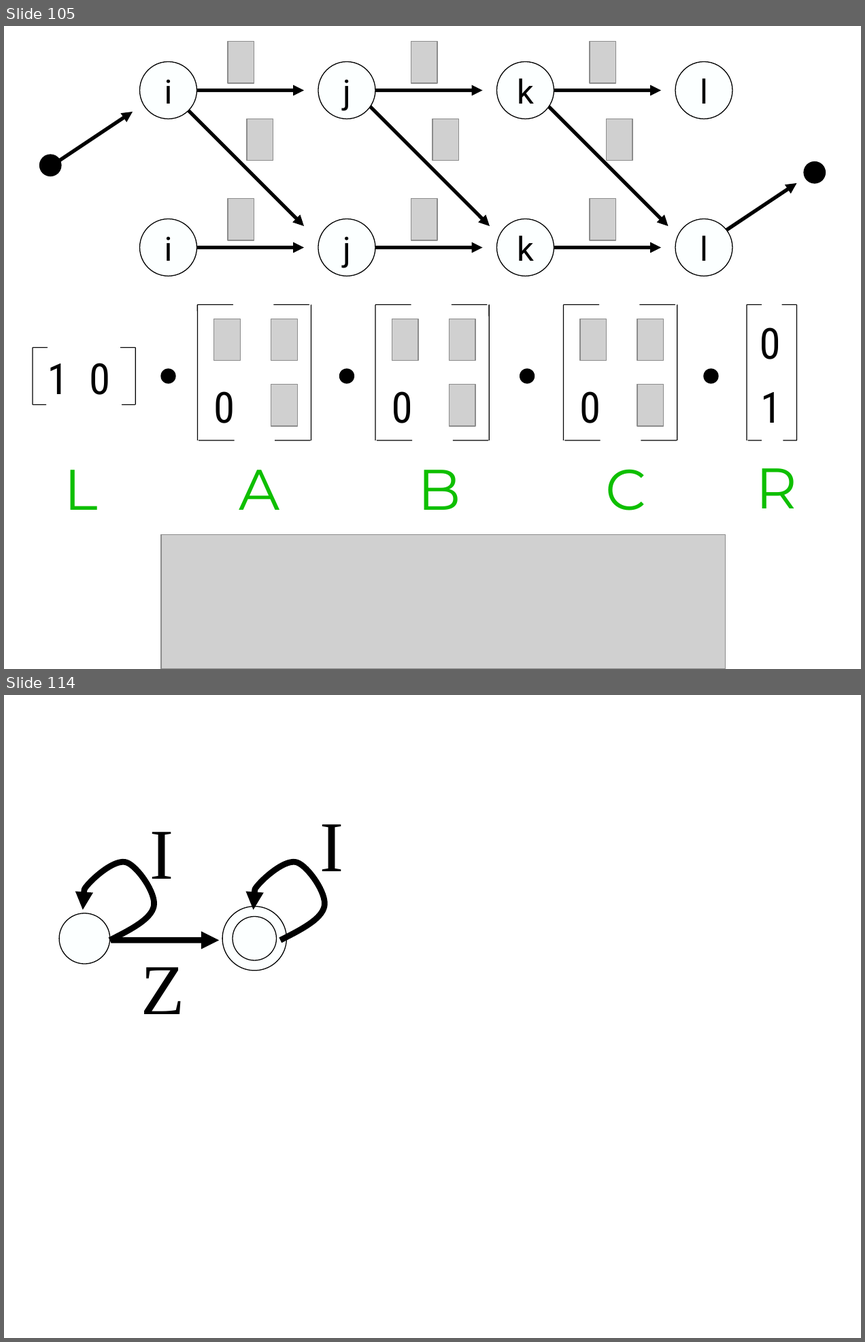
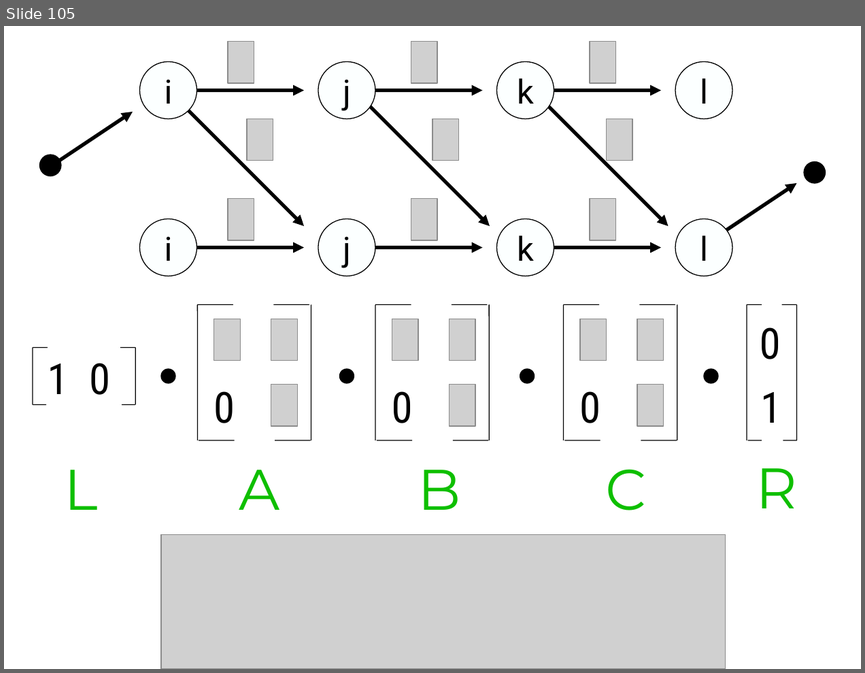
Before and after one commit to gcross/QC-Talks, a slide deck: GeneralExam/WeaponsOfMassSimulation.odp. Shown one above the other, each under a label of ours: slides 105 and 114 before the commit, slide 105 after it; the slides between them are not shown. The pictures are 865x1342 and 865x673 pixels, drawn with LibreOffice and Linux fonts; fonts in the diff are those of the drawing; grey boxes stand for pictures; background and template pictures are left out. Boxes give left, top, right and bottom in pixels: in the first picture for what was removed or moved away, otherwise in the second. Text is boxed around its words. In the diff, an @@ line names an element or a change of style, - is before the commit and + after.

```diff
--- a/GeneralExam/WeaponsOfMassSimulation.odp
+++ b/GeneralExam/WeaponsOfMassSimulation.odp
@@ slide 114 removed at (4, 695, 861, 1338), background picture (left out) @@
@@ text removed at (150, 832, 174, 892) @@
-I
@@ text removed at (320, 824, 343, 885) @@
-I
@@ freeform shape removed at (82, 859, 156, 940) @@
@@ freeform shape removed at (252, 859, 327, 940) @@
@@ ellipse removed at (59, 913, 109, 964) @@
@@ ellipse removed at (222, 906, 287, 971) @@
@@ ellipse removed at (232, 916, 277, 960) @@
@@ arrow removed from (111, 940) to (219, 940) @@
@@ text removed at (141, 967, 185, 1014) @@
-Z
```
Also in this commit, not shown: 1 slide changed, 1 slide added, 28 other slides removed.
